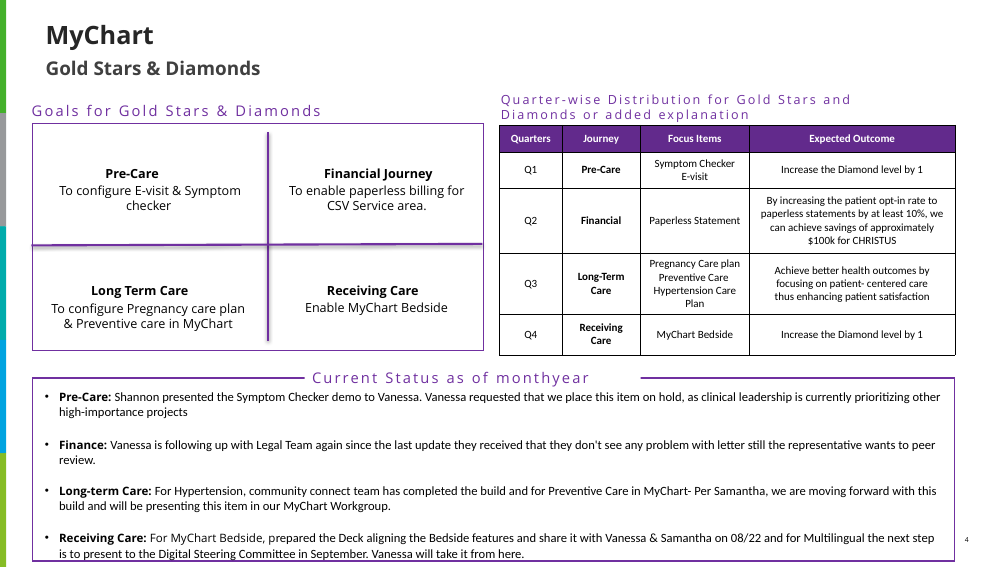
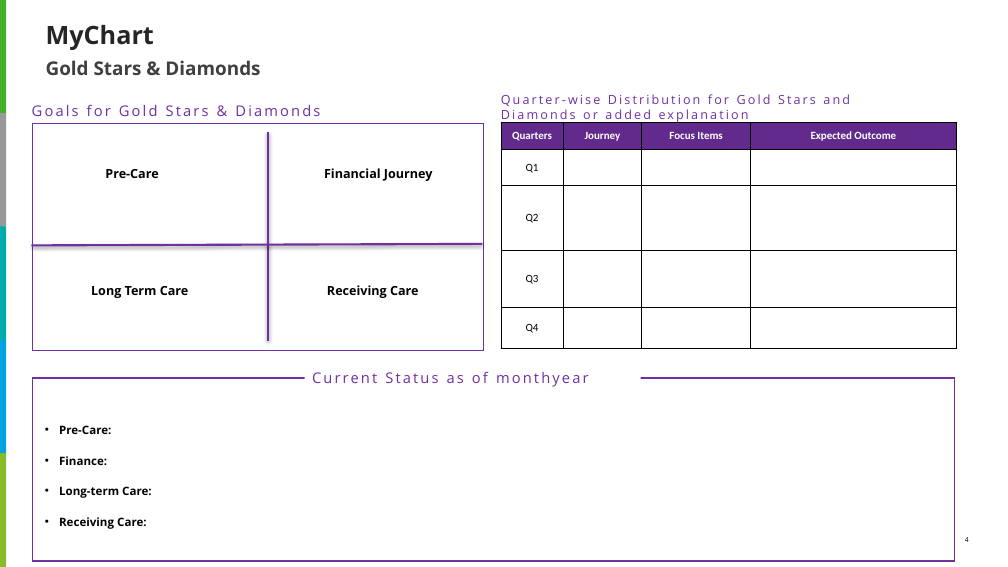
Before and after one commit to akshaya3206/Tracker-WeeklyDeck, a slide deck: slide 4 of Monthly_updates_CHRISTUS POD-1 Template.pptx. Drawn at 1008x567 pixels with LibreOffice and Linux fonts; fonts in the diff are those of the drawing. Boxes give left, top, right and bottom in pixels: in the first picture for what was removed or moved away, otherwise in the second. Text is boxed around its words. In the diff, an @@ line names an element or a change of style, - is before the commit and + after.

```diff
--- a/Monthly_updates_CHRISTUS POD-1 Template.pptx
+++ b/Monthly_updates_CHRISTUS POD-1 Template.pptx
@@ table at bbox=[501, 123, 957, 350] @@
-row 2: Q1 | Pre-Care | Symptom Checker / E-visit | Increase the Diamond level by 1
+row 2: Q1 |  |  | 
-row 3: Q2 | Financial | Paperless Statement | By increasing the patient opt-in rate to paperless statements by at least 10%, we can achieve savings of approximately $100k for CHRISTUS
+row 3: Q2 |  |  | 
-row 4: Q3 | Long-Term Care | Pregnancy Care plan / Preventive Care / Hypertension Care Plan | Achieve better health outcomes by focusing on patient- centered care thus enhancing patient satisfaction
+row 4: Q3 |  |  | 
-row 5: Q4 | Receiving Care | MyChart Bedside | Increase the Diamond level by 1
+row 5: Q4 |  |  | 
@@ text at bbox=[59, 185, 241, 210]: paragraph removed @@
-To configure E-visit & Symptom checker
@@ text at bbox=[289, 185, 464, 210]: paragraph removed @@
-To enable paperless billing for CSV Service area.
@@ text at bbox=[51, 303, 245, 331]: paragraph removed @@
-To configure Pregnancy care plan & Preventive care in MyChart
@@ text at bbox=[305, 302, 448, 315]: paragraph removed @@
-Enable MyChart Bedside
@@ text at bbox=[59, 425, 152, 529]: text changed; size 12 to 11 pt; font Calibri to Open Sans; bold on @@
-• Pre-Care: Shannon presented the Symptom Checker demo to Vanessa. Vanessa requested that we place this item on hold, as clinical leadership is currently prioritizing other high-importance projects
-• Finance: Vanessa is following up with Legal Team again since the last update they received that they don't see any problem with letter still the representative wants to peer review.
-• Long-term Care: For Hypertension, community connect team has completed the build and for Preventive Care in MyChart- Per Samantha, we are moving forward with this build and will be presenting this item in our MyChart Workgroup.
-• Receiving Care: For MyChart Bedside, prepared the Deck aligning the Bedside features and share it with Vanessa & Samantha on 08/22 and for Multilingual the next step is to present to the Digital Steering Committee in September. Vanessa will take it from here.
+• Pre-Care:
+• Finance:
+• Long-term Care:
+• Receiving Care:
```
Also in this commit, not shown: 5 other slides changed, 4 other files.
